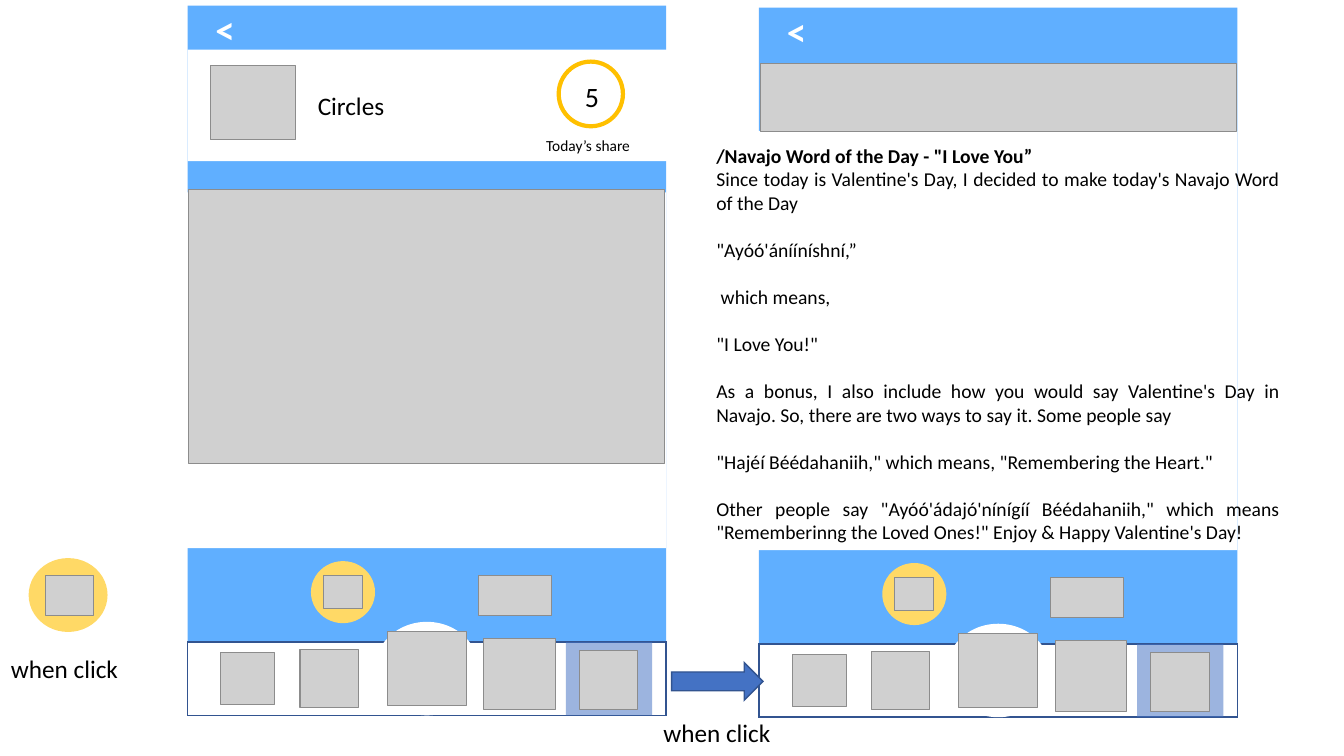
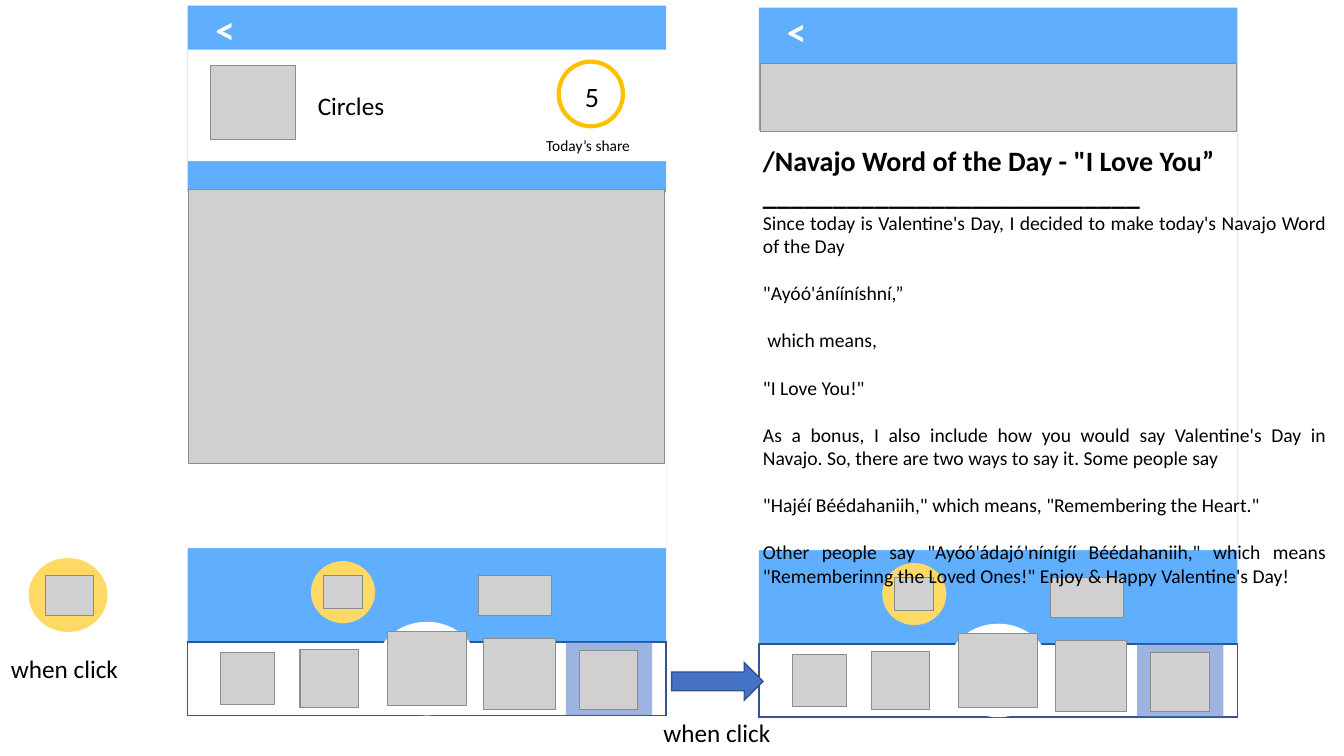
Before and after one commit to liumcse/GuageLand, a slide deck: slide 10 of src/common/prototype/design_fossasia.pptx. Drawn at 1344x756 pixels with LibreOffice and Linux fonts; fonts in the diff are those of the drawing; grey boxes stand for pictures. Boxes give left, top, right and bottom in pixels: in the first picture for what was removed or moved away, otherwise in the second. Text is boxed around its words. In the diff, an @@ line names an element or a change of style, - is before the commit and + after.

```diff
--- a/src/common/prototype/design_fossasia.pptx
+++ b/src/common/prototype/design_fossasia.pptx
@@ text at bbox=[763, 150, 1326, 589]: paragraph added @@
+___________________________
@@ text "/Navajo Word of the Day ...": place and size @@
-text "/Navajo Word of the Day ..." at bbox=[716, 149, 1279, 543]
+text "/Navajo Word of the Day ..." at bbox=[763, 150, 1326, 589]
@@ text at bbox=[763, 150, 1215, 176]: size 14 to 20 pt in "/Navajo Word of the Day - "I ..." @@
```
Also in this commit, not shown: 1 other file.
